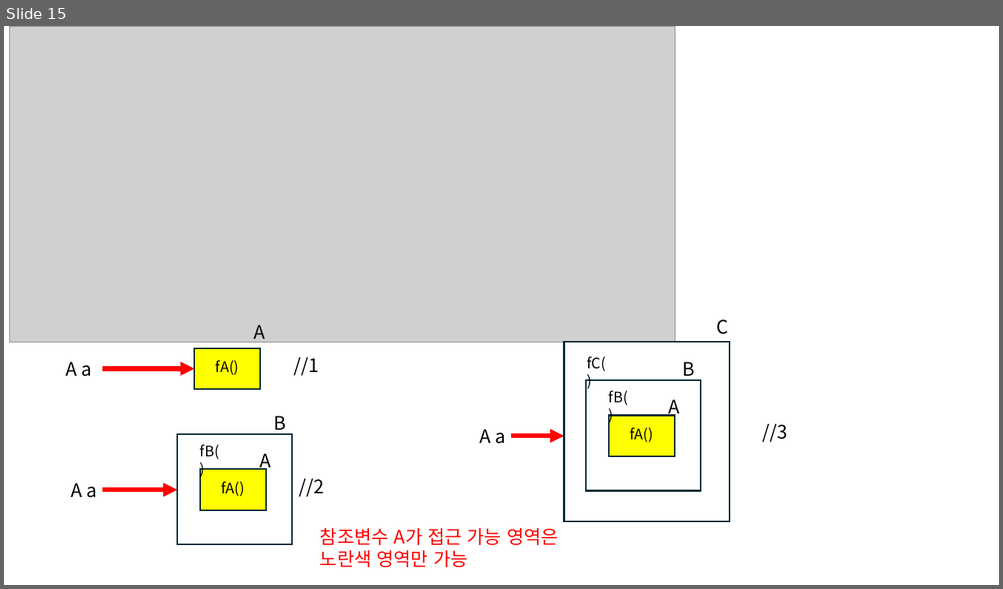
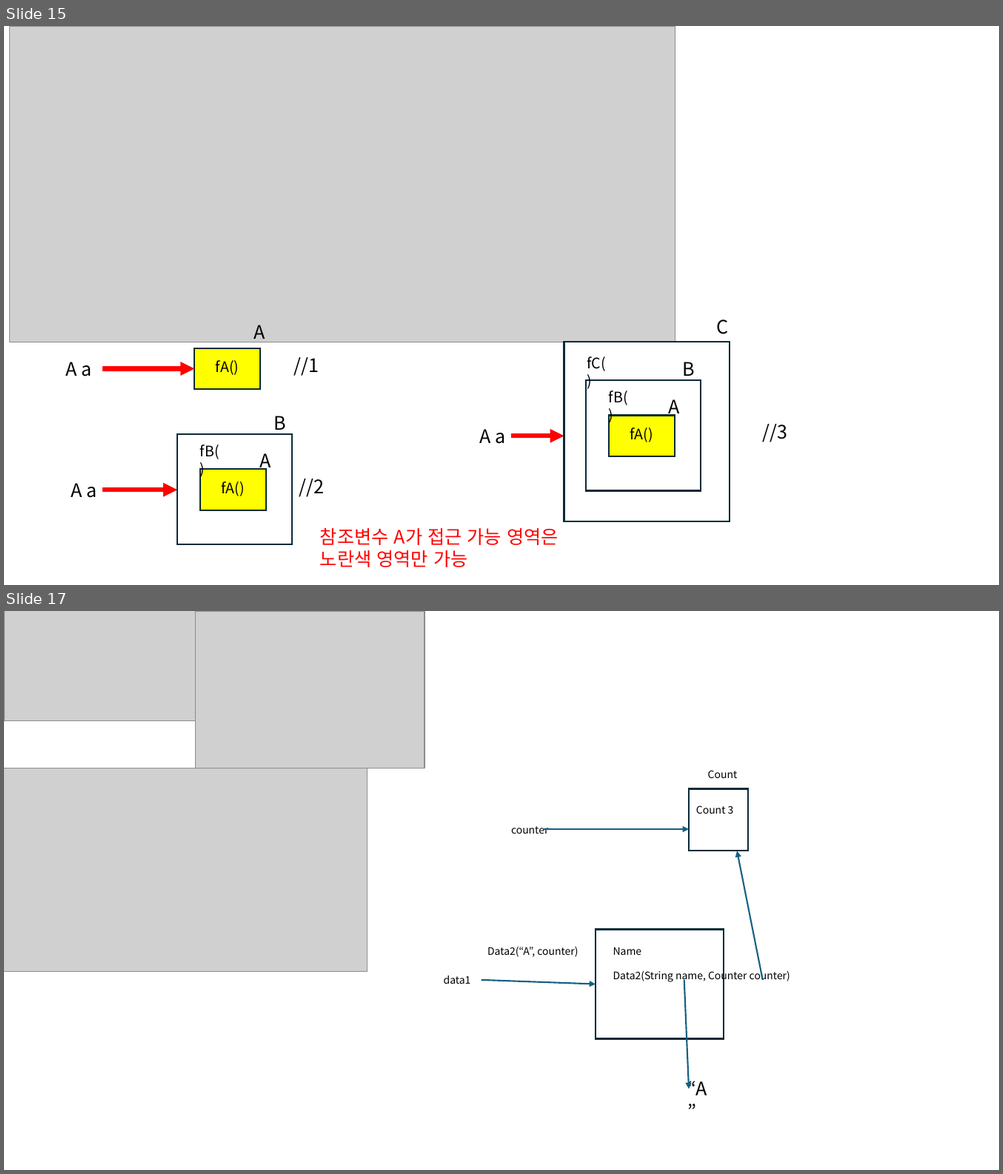
Before and after one commit to redkama/Java_20251020, a slide deck: java수업.pptm. Shown one above the other, each under a label of ours: slide 15 before the commit, slides 15 and 17 after it; the slides between them are not shown. The pictures are 1003x589 and 1003x1174 pixels, drawn with LibreOffice and Linux fonts; fonts in the diff are those of the drawing; grey boxes stand for pictures. Boxes give left, top, right and bottom in pixels: in the first picture for what was removed or moved away, otherwise in the second. Text is boxed around its words. In the diff, an @@ line names an element or a change of style, - is before the commit and + after.

```diff
--- a/java수업.pptm
+++ b/java수업.pptm
@@ slide 17 added at bbox=[4, 611, 999, 1170], background #FFFFFF @@
@@ picture added at bbox=[4, 611, 195, 721] @@
@@ picture added at bbox=[195, 611, 424, 768] @@
@@ picture added at bbox=[4, 768, 367, 971] @@
@@ text added at bbox=[708, 770, 737, 778], 10 pt, text #000000 @@
+Count
@@ rectangle added at bbox=[689, 789, 748, 851], outline #092A39 1.5 pt @@
@@ text added at bbox=[696, 806, 734, 814], 10 pt, text #000000 @@
+Count 3
@@ text added at bbox=[511, 826, 548, 834], 10 pt, text #000000 @@
+counter
@@ arrow added from (543, 829) to (689, 829), #156082 1.5 pt @@
@@ arrow added from (762, 980) to (737, 851), #156082 1.5 pt @@
@@ rectangle added at bbox=[596, 930, 724, 1039], outline #092A39 1.5 pt @@
@@ text added at bbox=[487, 946, 578, 957], 10 pt, text #000000 @@
+Data2(“A”, counter)
@@ text added at bbox=[613, 947, 790, 983], 10 pt, text #000000 @@
+Name
+Data2(String name, Counter counter)
@@ text added at bbox=[444, 976, 471, 984], 10 pt, text #000000 @@
+data1
@@ arrow added from (481, 980) to (596, 985), #156082 1.5 pt @@
@@ arrow added from (684, 980) to (689, 1089), #156082 1.5 pt @@
@@ text added at bbox=[688, 1077, 707, 1096], 18 pt, text #000000 @@
+“A”
```
Also in this commit, not shown: 1 slide changed, 4 other slides added.
